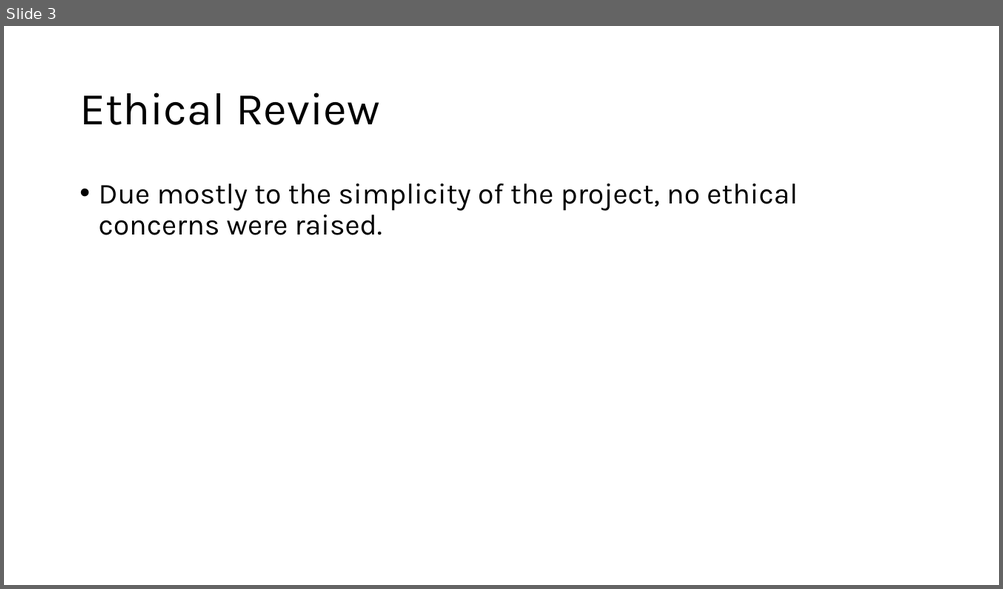
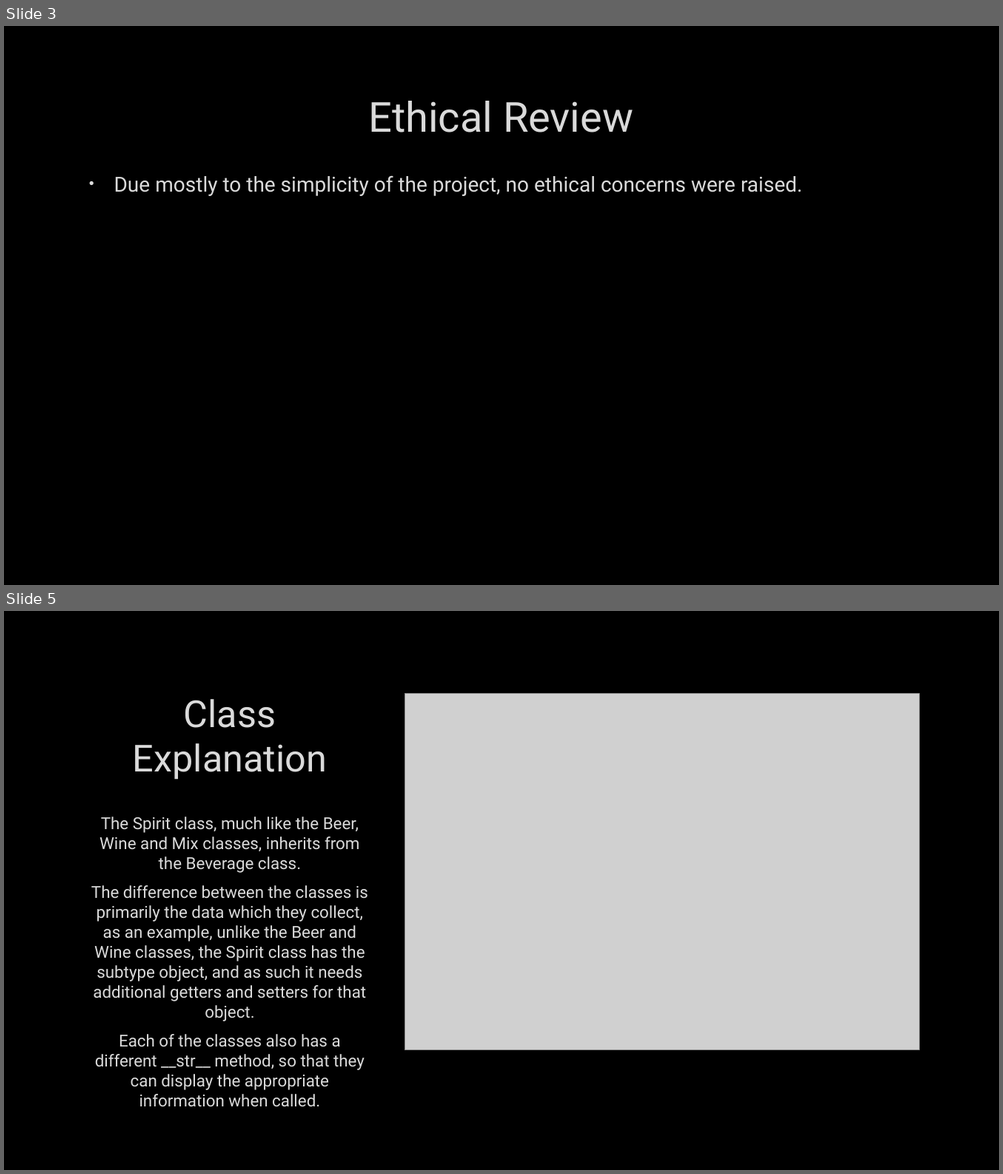
Before and after one commit to tanermaddocks/PDP-JUL2024-TJS, a slide deck: presentation_powerpoint.pptx. Shown one above the other, each under a label of ours: slide 3 before the commit, slides 3 and 5 after it; the slides between them are not shown. The pictures are 1003x589 and 1003x1174 pixels, drawn with LibreOffice and Linux fonts; fonts in the diff are those of the drawing; grey boxes stand for pictures; background and template pictures are left out. Boxes give left, top, right and bottom in pixels: in the first picture for what was removed or moved away, otherwise in the second. Text is boxed around its words. In the diff, an @@ line names an element or a change of style, - is before the commit and + after.

```diff
--- a/presentation_powerpoint.pptx
+++ b/presentation_powerpoint.pptx
@@ slide 5 added at (4,611,999,1170), background picture (left out) @@
@@ title added at (133,699,327,780), 36 pt, text #DADADA @@
+Class Explanation
@@ picture added at (404,694,919,1051) @@
@@ text added at (91,817,368,1091), 16 pt, text #DADADA @@
+The Spirit class, much like the Beer, Wine and Mix classes, inherits from the Beverage class.
+The difference between the classes is primarily the data which they collect, as an example, unlike the Beer and Wine classes, the Spirit class has the subtype object, and as such it needs additional getters and setters for that object.
+Each of the classes also has a different __str__ method, so that they can display the appropriate information when called.
@@ slide 3 changed as well @@
@@ background #FFFFFF to picture (left out) @@
@@ title "Ethical Review": place and size @@
-title "Ethical Review" at (79,93,380,125)
+title "Ethical Review" at (368,101,633,133)
@@ title "Ethical Review" at (368,101,633,133): size 44 to 40 pt, font Karla to Roboto, text colour #000000 to #DADADA, letter outline none to #404040 0.75 pt; alignment left to centre; line spacing 0.9 to 1 @@
@@ text "Due mostly to the simplicity ...": place and size @@
-text "Due mostly to the simplicity ..." at (99,184,797,235)
+text "Due mostly to the simplicity ..." at (114,175,802,196)
@@ text "Due mostly to the simplicity ..." at (114,175,802,196): size 28 to 20 pt, font Karla to Roboto, text colour #000000 to #DADADA, letter outline none to #404040 0.75 pt; indent changed; line spacing 0.9 to 1 @@
```
Also in this commit, not shown: 3 other slides changed, 1 other slide added, 2 slides removed.
